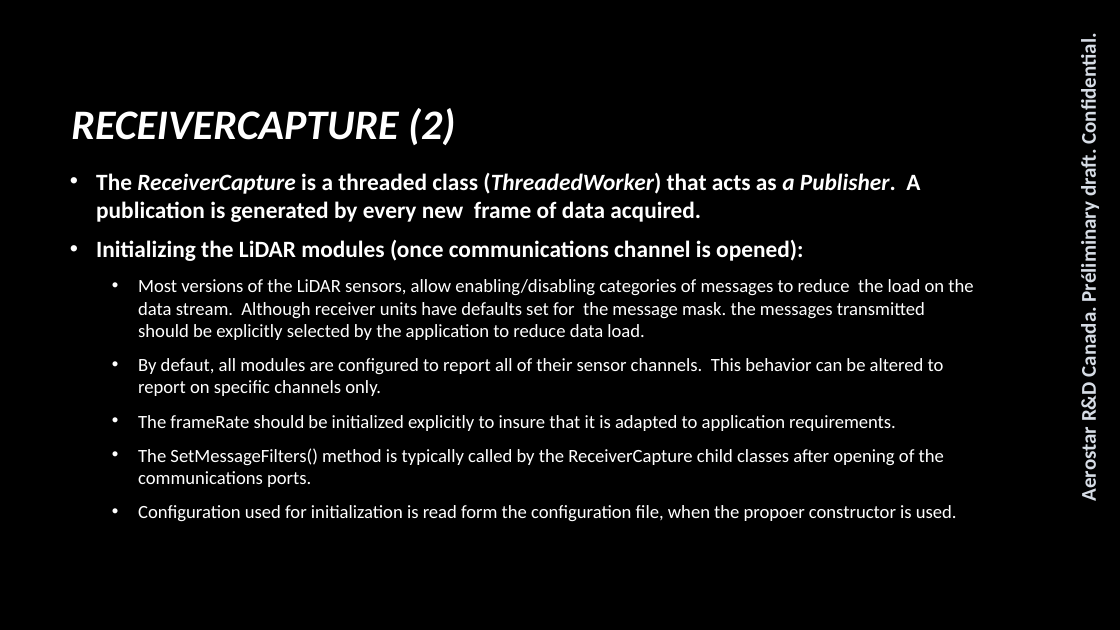
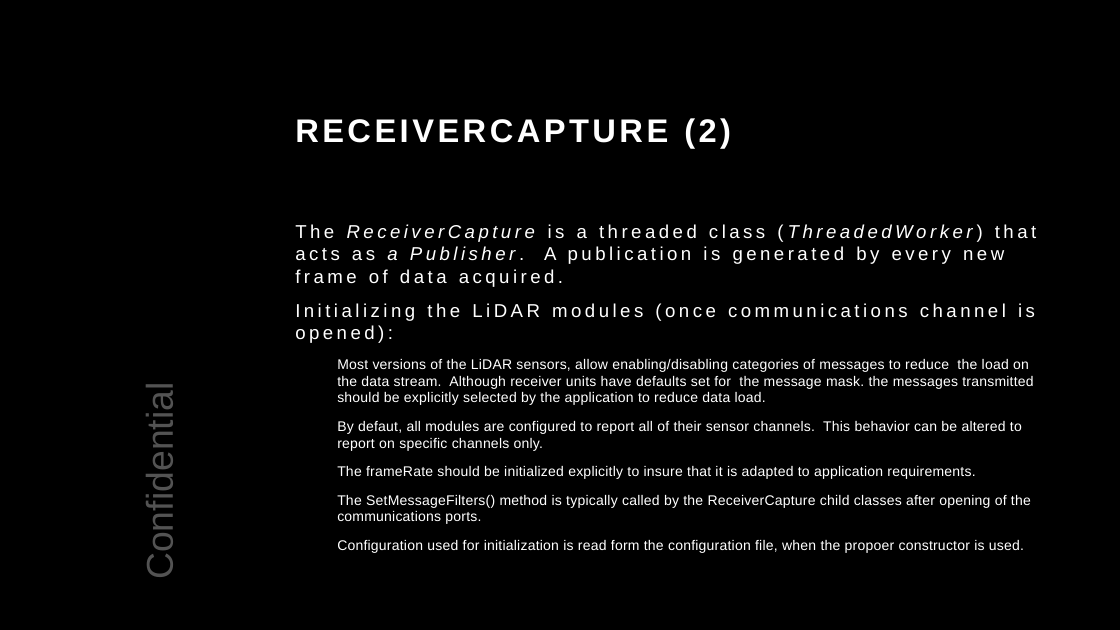
Before and after one commit to samanwaya-jena/EVAL-ADAL6110-16-GUI, a slide deck: slide 19 of docs/AWL Core Software Lib Summary.pptx. Drawn at 1120x630 pixels with LibreOffice and Linux fonts; fonts in the diff are those of the drawing; background and template pictures are left out. Boxes give left, top, right and bottom in pixels: in the first picture for what was removed or moved away, otherwise in the second. Text is boxed around its words. In the diff, an @@ line names an element or a change of style, - is before the commit and + after.

```diff
--- a/docs/AWL Core Software Lib Summary.pptx
+++ b/docs/AWL Core Software Lib Summary.pptx
@@ text removed at box(1076, 44, 1102, 500) @@
-Aerostar R&D Canada. Préliminary draft. Confidential.
@@ title "RECEIVERCAPTURE (2)": place and size @@
-title "RECEIVERCAPTURE (2)" at box(71, 108, 455, 145)
+title "RECEIVERCAPTURE (2)" at box(295, 118, 731, 147)
@@ title "RECEIVERCAPTURE (2)" at box(295, 118, 731, 147): size 36 to 28 pt, font Calibri to Arial, letter spacing 0 to 3 pt, italic off; vertical alignment middle to top @@
@@ text "The ReceiverCapture is a threaded ...": place and size @@
-text "The ReceiverCapture is a threaded ..." at box(96, 173, 973, 522)
+text "The ReceiverCapture is a threaded ..." at box(295, 224, 1036, 553)
@@ text "The ReceiverCapture is a threaded ..." at box(295, 224, 1036, 553): size 20 to 16 pt, letter spacing 0 to 3 pt, bold off in "The ReceiverCapture is a threaded class (ThreadedWorker) ...", "Initializing the LiDAR modules (once communications channel ..."; font Calibri to Arial; size 16 to 12 pt, letter spacing 0 to 0.2 pt in "Most versions of the LiDAR sensors, allow ...", "By defaut, all modules are configured to ...", "The frameRate should be initialized explicitly to ...", "The SetMessageFilters() method is typically called by ..." and 1 more places; bullet • to none; vertical alignment middle to top @@
@@ text added at box(139, 401, 181, 573), 32 pt, text #525252 @@
+Confidential
```
Also in this commit, not shown: 24 other slides changed, 3 other files.
